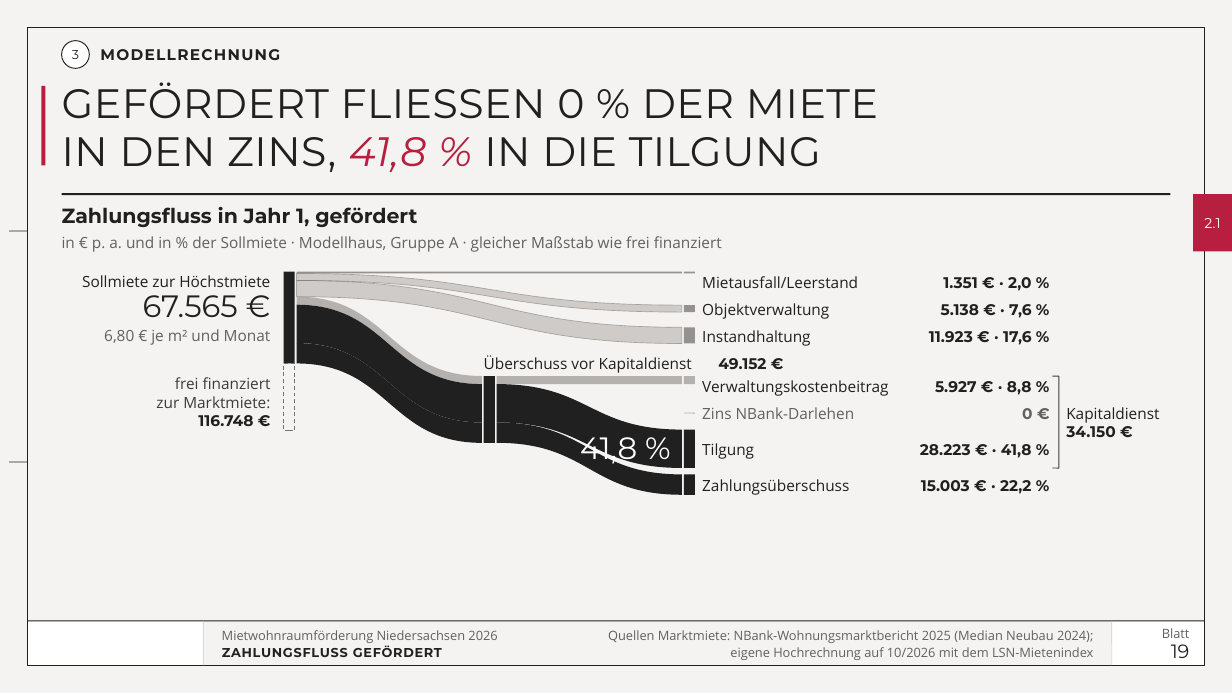
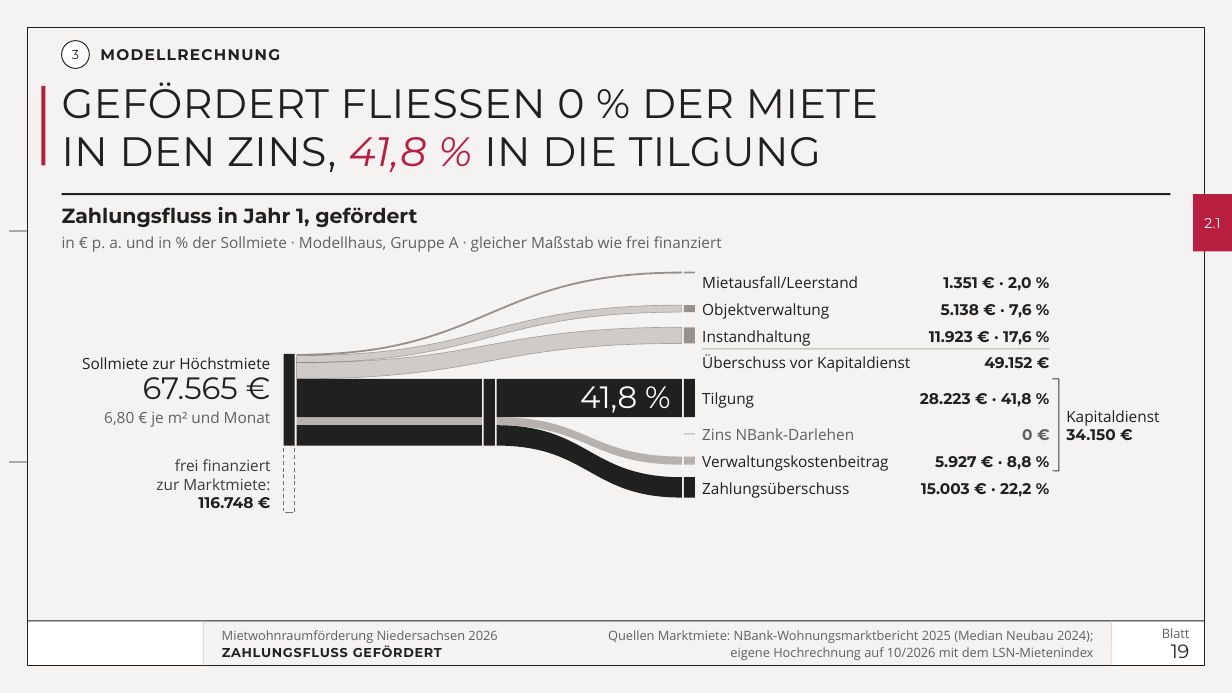
Before and after one commit to vgedaschko/NBank, a slide deck: slide 19 of praesentation/dist/PGN-Mietwohnraumfoerderung-Niedersachsen-2026-Vortrag.pptx. Drawn at 1232x693 pixels with LibreOffice and Linux fonts; fonts in the diff are those of the drawing; background and template pictures are left out. Boxes give left, top, right and bottom in pixels: in the first picture for what was removed or moved away, otherwise in the second. Text is boxed around its words. In the diff, an @@ line names an element or a change of style, - is before the commit and + after.

```diff
--- a/praesentation/dist/PGN-Mietwohnraumfoerderung-Niedersachsen-2026-Vortrag.pptx
+++ b/praesentation/dist/PGN-Mietwohnraumfoerderung-Niedersachsen-2026-Vortrag.pptx
@@ freeform shape resized from (x1=297, y1=273, x2=682, y2=274) to (x1=297, y1=273, x2=682, y2=355) @@
@@ freeform shape resized from (x1=297, y1=281, x2=682, y2=344) to (x1=297, y1=305, x2=682, y2=362) @@
@@ freeform shape resized from (x1=297, y1=274, x2=682, y2=312) to (x1=297, y1=327, x2=682, y2=379) @@
@@ 3 texts, 3 rectangles moved together from (x1=82, y1=272, x2=695, y2=430) to (x1=82, y1=354, x2=695, y2=512) @@
@@ text "Überschuss vor Kapitaldienst" moved from (x1=484, y1=355, x2=692, y2=373) to (x1=702, y1=354, x2=910, y2=372) @@
@@ line added from (702, 348) to (1050, 348), #B4B0AB 0.75 pt @@
@@ text "49.152 €" moved from (x1=718, y1=358, x2=766, y2=369) to (x1=984, y1=357, x2=1032, y2=368) @@
@@ text "49.152 €" at (x1=984, y1=357, x2=1032, y2=368): alignment left to right @@
@@ freeform shape resized from (x1=297, y1=343, x2=482, y2=443) to (x1=297, y1=379, x2=482, y2=417) @@
@@ freeform shape resized from (x1=497, y1=384, x2=682, y2=469) to (x1=497, y1=379, x2=682, y2=417) @@
@@ 3 texts, 1 rectangle moved together from (x1=580, y1=430, x2=1032, y2=468) to (x1=580, y1=378, x2=1032, y2=417) @@
@@ 3 texts moved together from (x1=104, y1=329, x2=271, y2=426) to (x1=104, y1=411, x2=271, y2=508) @@
@@ freeform shape resized from (x1=297, y1=297, x2=482, y2=384) to (x1=297, y1=417, x2=482, y2=425) @@
@@ freeform shape resized from (x1=497, y1=376, x2=682, y2=384) to (x1=497, y1=417, x2=682, y2=464) @@
@@ freeform shape resized from (x1=297, y1=305, x2=482, y2=422) to (x1=297, y1=425, x2=482, y2=445) @@
@@ freeform shape at (x1=497, y1=425, x2=682, y2=497): outline redrawn @@
@@ 2 texts, 1 line moved together from (x1=684, y1=407, x2=1032, y2=419) to (x1=684, y1=428, x2=1032, y2=440) @@
@@ rectangle moved from (x1=684, y1=474, x2=695, y2=494) to (x1=684, y1=478, x2=695, y2=498) @@
@@ text "Verwaltungskostenbeitrag" moved from (x1=702, y1=380, x2=888, y2=396) to (x1=702, y1=455, x2=888, y2=471) @@
@@ text "5.927 € · 8,8 %" moved from (x1=935, y1=381, x2=1032, y2=395) to (x1=935, y1=456, x2=1032, y2=470) @@
```
Also in this commit, not shown: 1 other slide changed, 4 other files.
